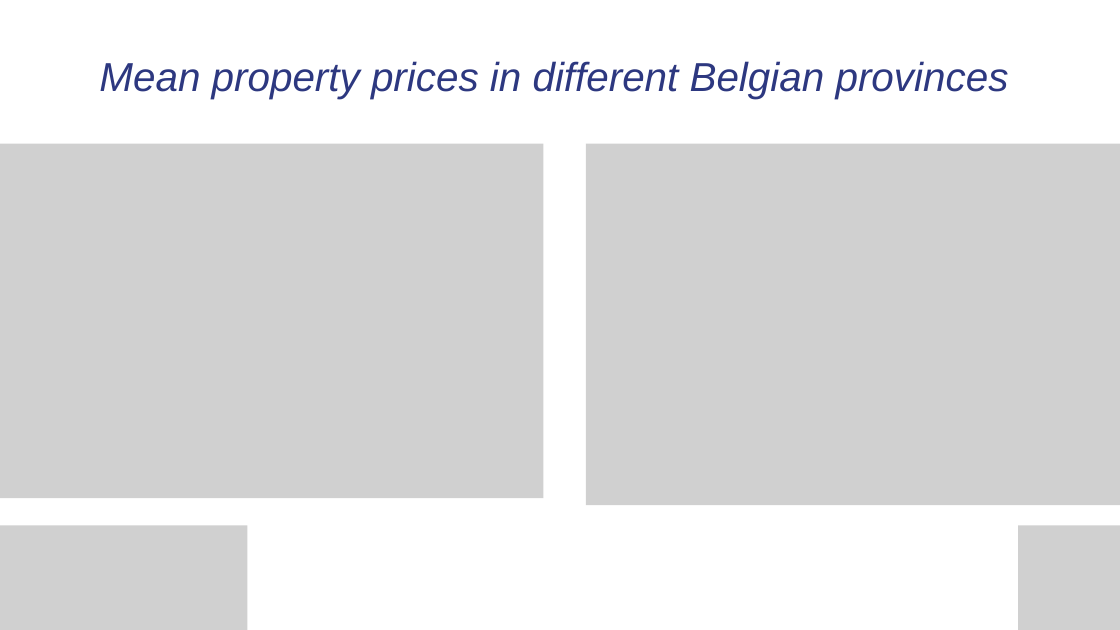
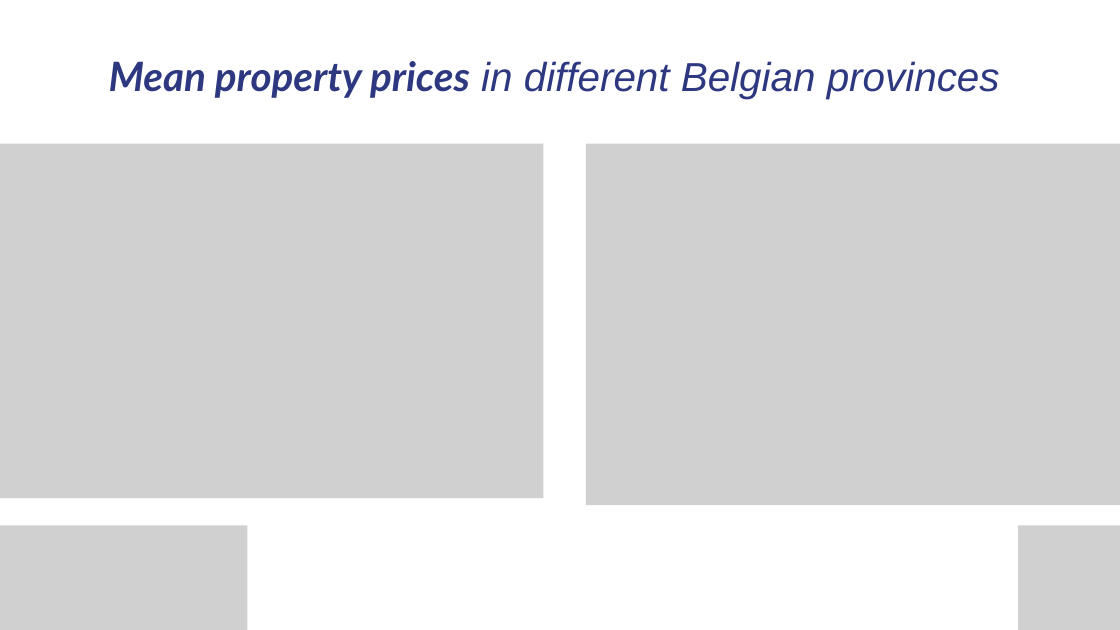
Before and after one commit to Alkszo/immo_eliza_analysis, a slide deck: slide 17 of presentation/immo-eliza_analysis.pptx. Drawn at 1120x630 pixels with LibreOffice and Linux fonts; fonts in the diff are those of the drawing; grey boxes stand for pictures. Boxes give left, top, right and bottom in pixels: in the first picture for what was removed or moved away, otherwise in the second. Text is boxed around its words. In the diff, an @@ line names an element or a change of style, - is before the commit and + after.

```diff
--- a/presentation/immo-eliza_analysis.pptx
+++ b/presentation/immo-eliza_analysis.pptx
@@ text "Mean property prices in different ..." at [109,61,1000,99]: font Arial to Lato, bold on in "Mean property prices" @@
```
Also in this commit, not shown: 5 other slides changed.
